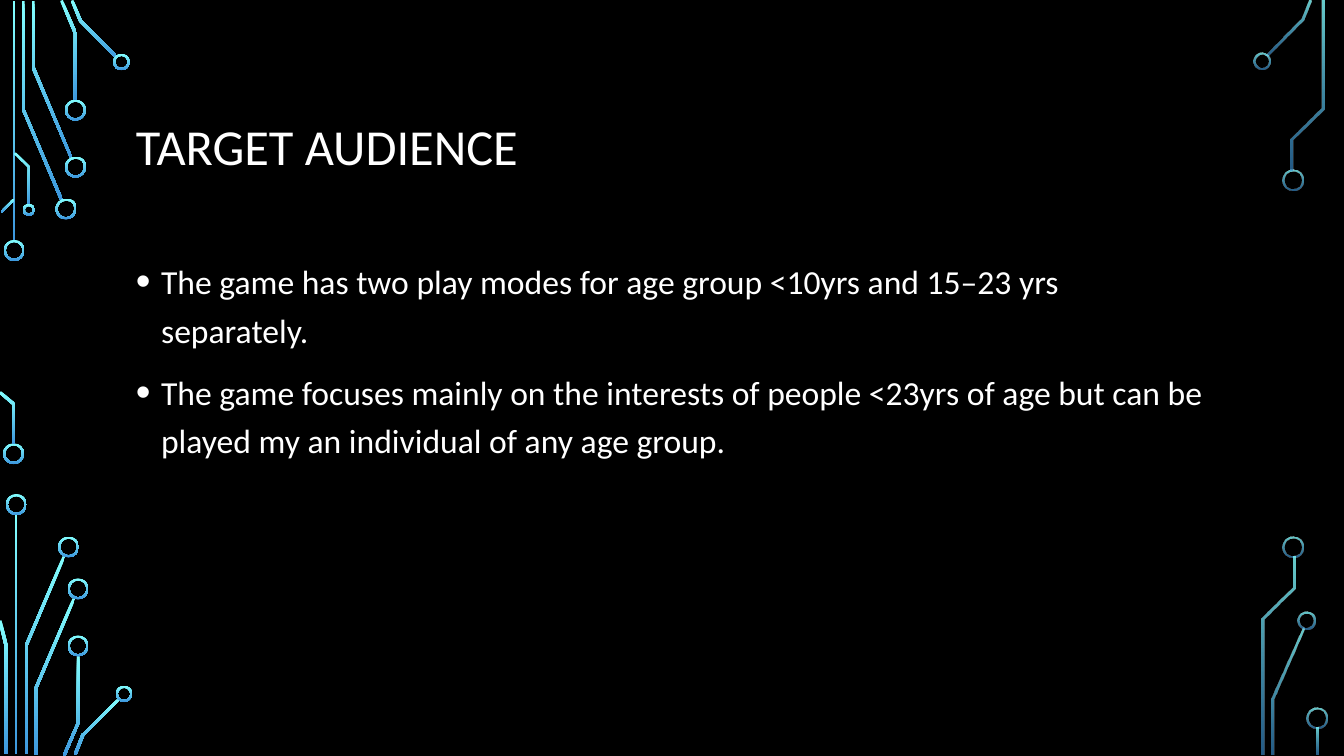
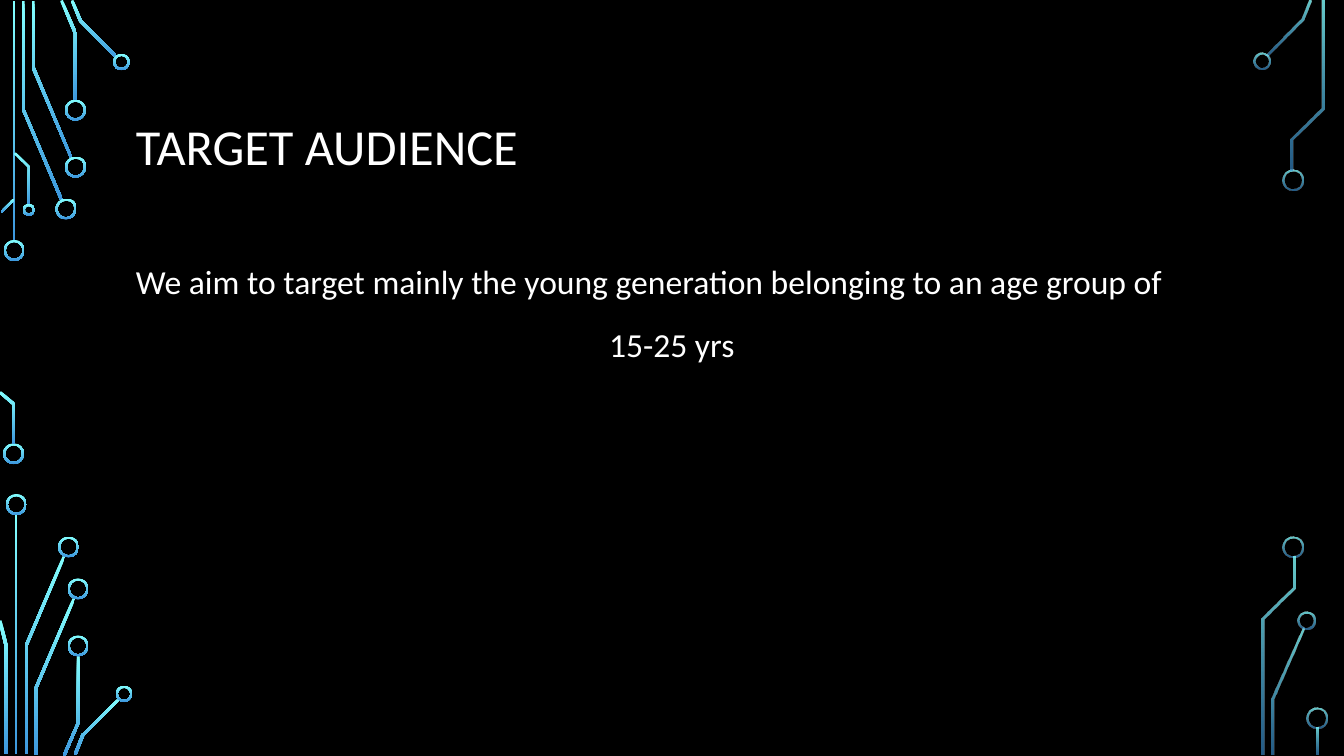
Before and after one commit to ShreyaSharma99/Game_Task3_COP290, a slide deck: slide 5 of Game_Document.pptx. Drawn at 1344x756 pixels with LibreOffice and Linux fonts; fonts in the diff are those of the drawing; background and template pictures are left out. Boxes give left, top, right and bottom in pixels: in the first picture for what was removed or moved away, otherwise in the second. Text is boxed around its words. In the diff, an @@ line names an element or a change of style, - is before the commit and + after.

Commit message:
Game_doc2

```diff
--- a/Game_Document.pptx
+++ b/Game_Document.pptx
@@ text at (136,270,1162,363): text changed @@
-• The game has two play modes for age group <10yrs and 15–23 yrs separately.
-• The game focuses mainly on the interests of people <23yrs of age but can be played my an individual of any age group.
+We aim to target mainly the young generation belonging to an age group of
+15-25 yrs
```
Also in this commit, not shown: 4 other slides changed, 5 slides added.
